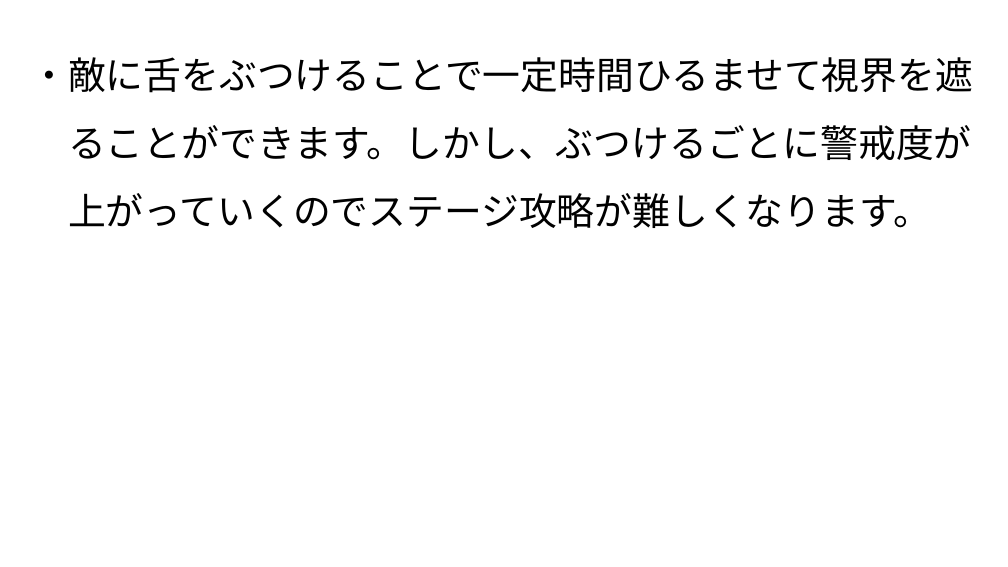
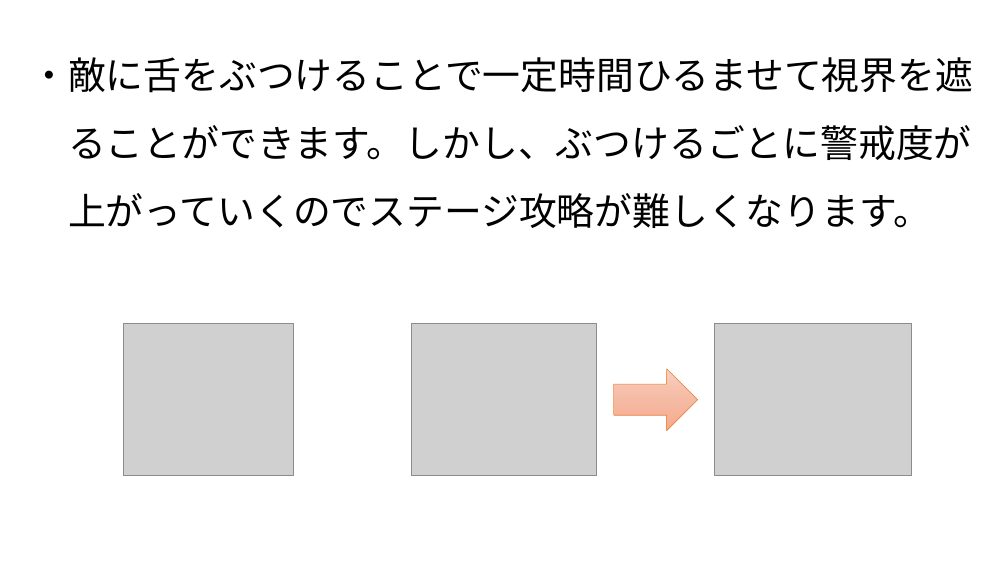
Before and after one commit to 1601323/Gameproject, a slide deck: slide 8 of AsoGameSho.pptx. Drawn at 1008x567 pixels with LibreOffice and Linux fonts; fonts in the diff are those of the drawing; grey boxes stand for pictures; background and template pictures are left out. Boxes give left, top, right and bottom in pixels: in the first picture for what was removed or moved away, otherwise in the second. Text is boxed around its words. In the diff, an @@ line names an element or a change of style, - is before the commit and + after.

```diff
--- a/AsoGameSho.pptx
+++ b/AsoGameSho.pptx
@@ picture added at box(123, 324, 293, 476) @@
@@ picture added at box(411, 324, 597, 476) @@
@@ picture added at box(715, 324, 912, 476) @@
@@ right arrow added at box(614, 369, 698, 431), fill gradient #F9D1C3 to #F5BAA4 to #F7AB8D, outline #ED7D31 0.5 pt @@
```
Also in this commit, not shown: 6 other slides changed.
